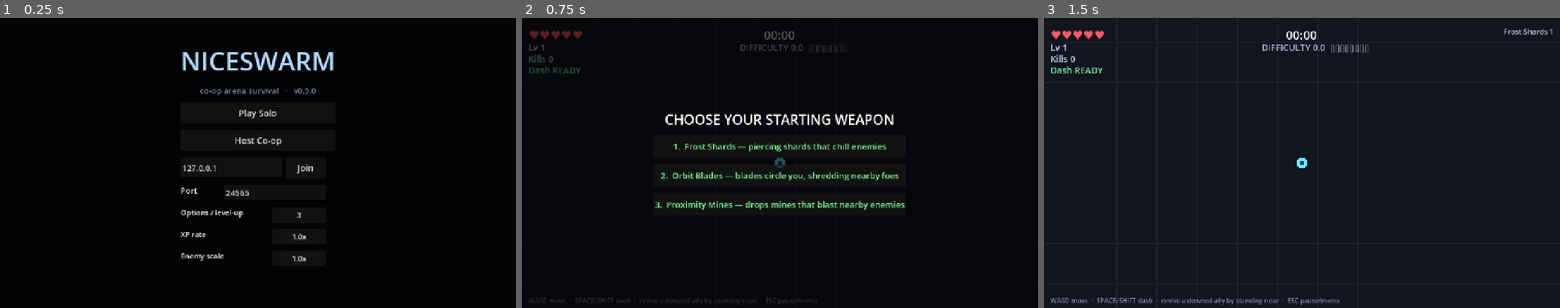
Above: before the commit, frames 1-3 (left to right).
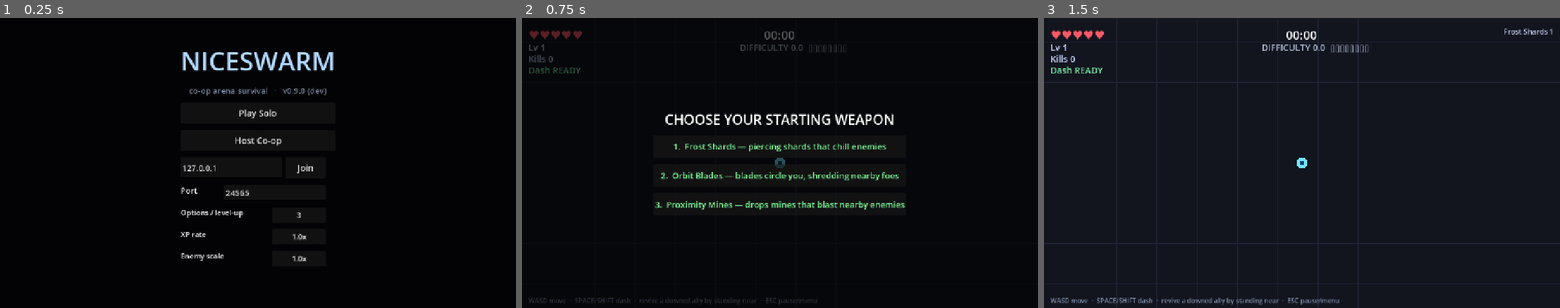
Above: after the commit, the same moments.

Repository: ICQCQ/NiceSwarm
Game: Godot game, scene res://scenes/main.tscn
Same seed, same stepped clock (60 frames per second), same inputs: the game is played once before the commit and once after it.
Inputs:
- Up to frame 1 (0.25 s): no input
- Up to frame 2 (0.75 s): click "Play Solo" at 0.5 s
- Up to frame 3 (1.5 s): click "1. Frost Shards — piercing sh…" at 1.25 s

The runs differ from the first frame. In frame 1, 0.3% of the frame differs, in the area x 36-64%, y 23-27%; in frame 2, nothing differs; in frame 3, nothing differs.

Commit message:
feat: show build commit hash on the menu (embedded at build time)
Menu subtitle now reads 'v0.9.0 (<hash>)'. The hash is compiled into the build as
BuildVersion.COMMIT (scripts/config/build_version.gd) — no runtime git/file lookup.

build.ps1 overwrites the const with 'git describe --always --dirty' just before export
(so it bakes into the .exe) and restores the 'dev' placeholder afterward via finally.
'-dirty' marks a build made from a modified working tree; 'dev' means run-from-source.

Diff:
--- /dev/null
+++ b/scripts/config/build_version.gd
@@ -0,0 +1,8 @@
+class_name BuildVersion
+extends RefCounted
+## Commit hash compiled into the build. build.ps1 overwrites COMMIT with
+## `git describe --always --dirty` right before export (so it's baked into the .exe at
+## build time, with no runtime git/file lookup) and restores this placeholder afterward.
+## "dev" therefore means "running from source, not a packaged build".
+
+const COMMIT := "dev"
--- a/scripts/main.gd
+++ b/scripts/main.gd
@@ -1824,7 +1824,7 @@
 	vbox.add_child(title)
 
 	var sub := Label.new()
-	sub.text = "co-op arena survival   ·   v%s" % VERSION
+	sub.text = "co-op arena survival   ·   v%s (%s)" % [VERSION, BuildVersion.COMMIT]
 	sub.add_theme_font_size_override("font_size", 20)
 	sub.add_theme_color_override("font_color", Color(0.5, 0.55, 0.65))
 	sub.horizontal_alignment = HORIZONTAL_ALIGNMENT_CENTER
Not shown, added: scripts/config/build_version.gd.uid
Not shown, changed: build.ps1
